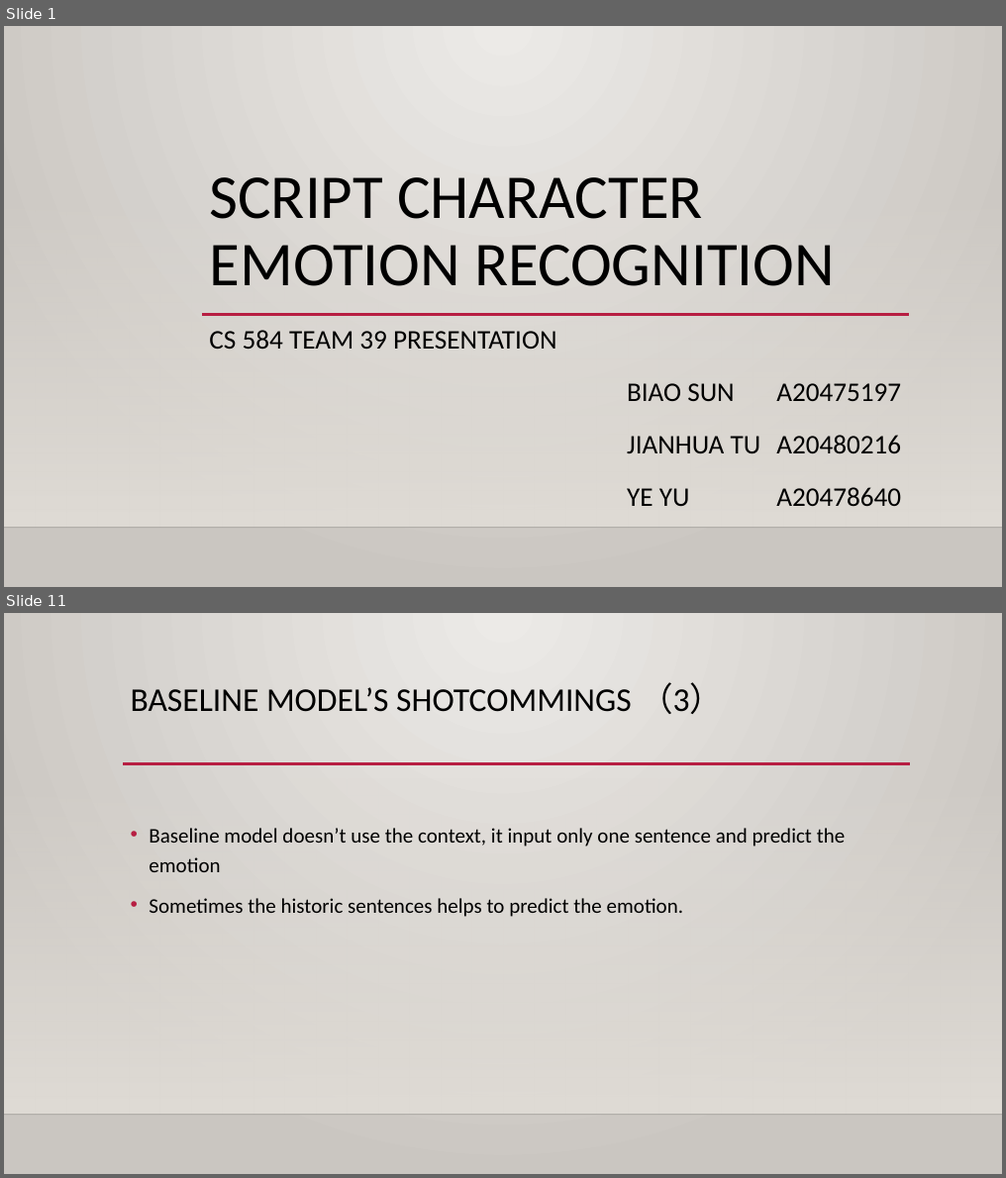
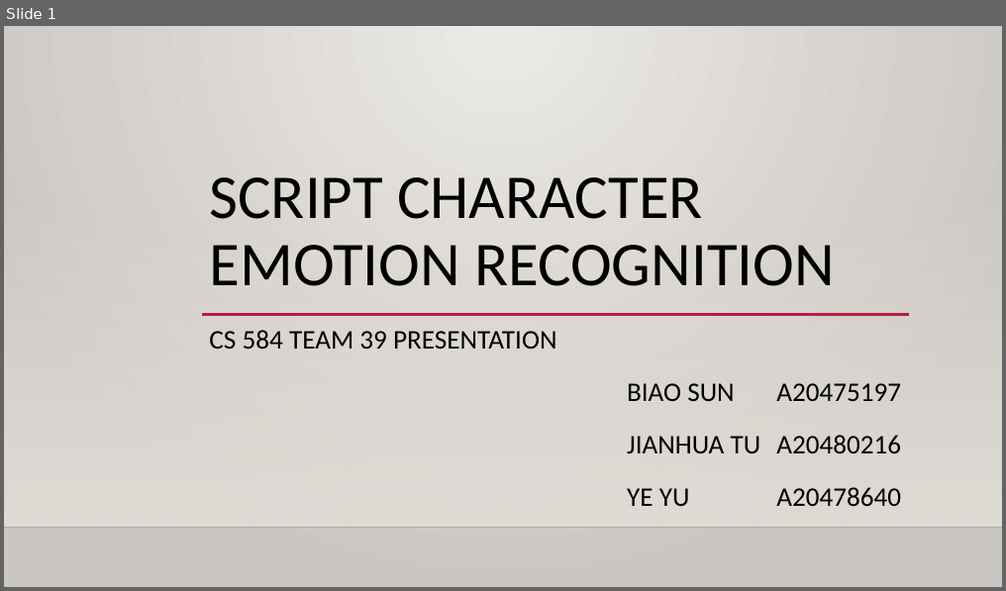
Before and after one commit to ErinYY/IIT-CS584-course-project-script_emotion, a slide deck: CS584_Team39_Presentation1.pptx. Shown one above the other, each under a label of ours: slides 1 and 11 before the commit, slide 1 after it; the slides between them are not shown. The pictures are 1006x1178 and 1006x591 pixels, drawn with LibreOffice and Linux fonts; fonts in the diff are those of the drawing; background and template pictures are left out. Boxes give left, top, right and bottom in pixels: in the first picture for what was removed or moved away, otherwise in the second. Text is boxed around its words. In the diff, an @@ line names an element or a change of style, - is before the commit and + after.

```diff
--- a/CS584_Team39_Presentation1.pptx
+++ b/CS584_Team39_Presentation1.pptx
@@ slide 11 removed at <box>4,613,1002,1174</box>, background gradient #ECEAE7 to #CAC7C1; not listed: 2 template elements that a slide beside it also shows @@
@@ title removed at <box>131,682,723,714</box> @@
-BASELINE MODEL’S SHOTCOMMINGS （3）
@@ line removed from (123, 764) to (910, 764) @@
@@ text removed at <box>149,828,846,917</box> @@
-• Baseline model doesn’t use the context, it input only one sentence and predict the emotion
-• Sometimes the historic sentences helps to predict the emotion.
```
Also in this commit, not shown: 5 slides changed, 4 other slides removed.
